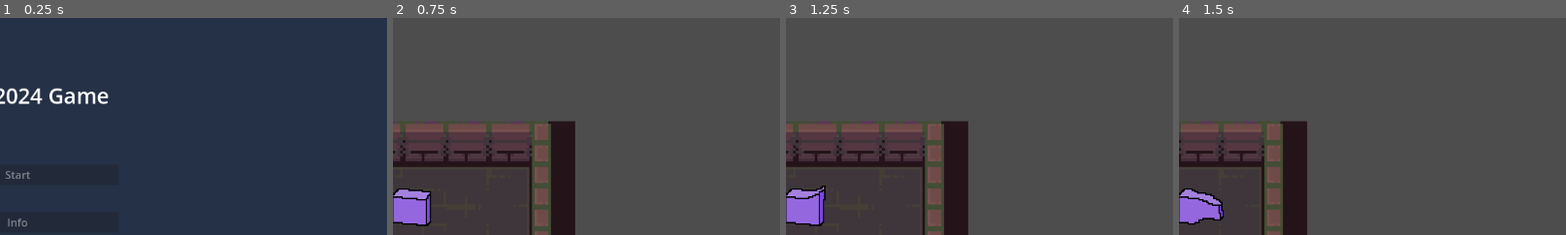
Above: before the commit, frames 1-4 (left to right).
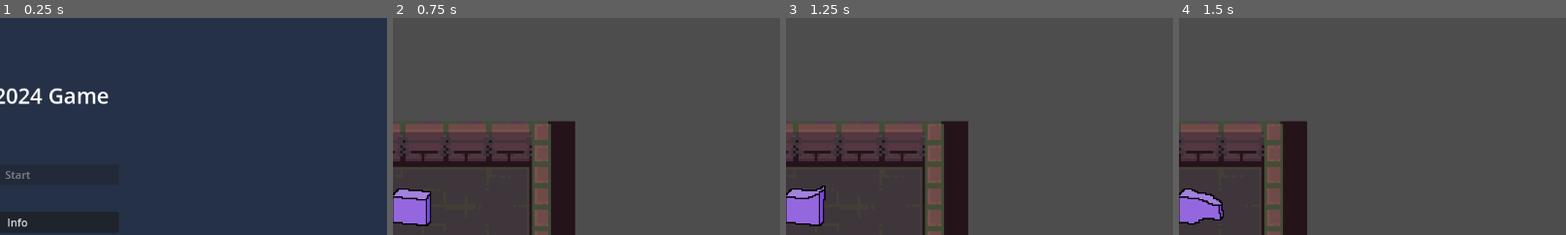
Above: after the commit, the same moments.

Repository: 2-shot/gmtk-2024
Game: Godot game, scene res://Menus/MainMenu.tscn
Same seed, same stepped clock (60 frames per second), same inputs: the game is played once before the commit and once after it.
Inputs:
- Up to frame 1 (0.25 s): no input
- Up to frame 2 (0.75 s): click "Tests" at 0.5 s
- Up to frame 3 (1.25 s): no input
- Up to frame 4 (1.5 s): tap Enter at 1.25 s; hold Right (right) from 1.28 s (still down)
The pictures show only the part of the screen within x 48-98%, y 7-57%; the shares and areas given below are measured in that part.

The runs differ from the first frame. In frame 1, less than 0.1% of the frame differs, in the area x 2-8%, y 92-97%; in frame 2, nothing differs; in frame 3, nothing differs; in frame 4, nothing differs.

Commit message:
Info Menu

Diff:
--- a/Characters/hero.gd
+++ b/Characters/hero.gd
@@ -17,7 +17,7 @@
 	"parameters/idle/BlendSpace2D/blend_position",
 	"parameters/run/BlendSpace2D/blend_position",
 	"parameters/eat/BlendSpace2D/blend_position"
-	]
+]
 
 #animations and hitbox
 enum{IDLE, RUN, EAT, DEATH}
@@ -25,9 +25,11 @@
 var blend_position : Vector2 =Vector2.ZERO
 var animTree_state_keys = ["idle","run","eat","death"]
 
+func size_changed(size: int):
+	prints("New size", size)
 
 func _ready():
-	pass
+	GlobalSignals.slime_size.connect(size_changed)
 
 func _physics_process(_delta):
 	get_input()
--- /dev/null
+++ b/Menus/Info.tscn
@@ -0,0 +1,75 @@
+[gd_scene load_steps=3 format=3 uid="uid://1i58ywllppmf"]
+
+[ext_resource type="Theme" uid="uid://bewgrgj1ylev2" path="res://Menus/MenuTheme.tres" id="1_7oddk"]
+[ext_resource type="Script" path="res://Scripts/Nodes/SceneButton.gd" id="2_vi0o8"]
+
+[node name="Info" type="Control"]
+layout_mode = 3
+anchors_preset = 15
+anchor_right = 1.0
+anchor_bottom = 1.0
+grow_horizontal = 2
+grow_vertical = 2
+theme = ExtResource("1_7oddk")
+
+[node name="Panel" type="Panel" parent="."]
+layout_mode = 1
+anchors_preset = 15
+anchor_right = 1.0
+anchor_bottom = 1.0
+grow_horizontal = 2
+grow_vertical = 2
+
+[node name="MarginContainer" type="MarginContainer" parent="Panel"]
+layout_mode = 1
+anchors_preset = 15
+anchor_right = 1.0
+anchor_bottom = 1.0
+grow_horizontal = 2
+grow_vertical = 2
+
+[node name="PanelContainer" type="PanelContainer" parent="Panel/MarginContainer"]
+layout_mode = 2
+
+[node name="MarginContainer" type="MarginContainer" parent="Panel/MarginContainer/PanelContainer"]
+layout_mode = 2
+
+[node name="GridContainer" type="GridContainer" parent="Panel/MarginContainer/PanelContainer/MarginContainer"]
+layout_mode = 2
+size_flags_horizontal = 4
+
+[node name="Label" type="Label" parent="Panel/MarginContainer/PanelContainer/MarginContainer/GridContainer"]
+layout_mode = 2
+theme_type_variation = &"GameTitle"
+text = "2 Shot Game"
+horizontal_alignment = 1
+
+[node name="VBoxContainer" type="VBoxContainer" parent="Panel/MarginContainer/PanelContainer/MarginContainer/GridContainer"]
+layout_mode = 2
+
+[node name="RichTextLabel" type="RichTextLabel" parent="Panel/MarginContainer/PanelContainer/MarginContainer/GridContainer/VBoxContainer"]
+layout_mode = 2
+bbcode_enabled = true
+text = "[center]
+A game created by
+[b]2 Shot Gaming[/b]
+
+Created By:
+1stSoldier
+hj4jh
+space-lord-dev
+DapperHamster
+thelastasian
+
+Made with Godot
+
+[/center]"
+fit_content = true
+
+[node name="Exit" type="Button" parent="Panel/MarginContainer/PanelContainer/MarginContainer/GridContainer"]
+layout_mode = 2
+size_flags_vertical = 10
+text = "Back"
+script = ExtResource("2_vi0o8")
+scene_path = "res://Menus/MainMenu.tscn"
+to_menu = true
--- a/Menus/MainMenu.tscn
+++ b/Menus/MainMenu.tscn
@@ -57,12 +57,14 @@
 disabled = true
 text = "Start"
 script = ExtResource("3_o5i7w")
+to_menu = null
 
 [node name="Info" type="Button" parent="Panel/MarginContainer/PanelContainer/GridContainer/VBoxContainer"]
 layout_mode = 2
-disabled = true
 text = "Info"
 script = ExtResource("3_o5i7w")
+scene_path = "res://Menus/Info.tscn"
+to_menu = true
 
 [node name="Tests" type="Button" parent="Panel/MarginContainer/PanelContainer/GridContainer/VBoxContainer"]
 layout_mode = 2
--- a/Menus/PauseMenu.tscn
+++ b/Menus/PauseMenu.tscn
@@ -50,3 +50,4 @@
 text = "Main Menu"
 script = ExtResource("1_3l33t")
 scene_path = "res://Menus/MainMenu.tscn"
+to_menu = true
--- a/Scripts/Nodes/SceneButton.gd
+++ b/Scripts/Nodes/SceneButton.gd
@@ -4,6 +4,7 @@
 extends Button
 
 @export_file("*.tscn") var scene_path : String : set = set_scene
+@export var to_menu : bool = false
 
 func set_scene(value : String) -> void:
 	scene_path = value
@@ -40,6 +41,7 @@
 	if err:
 		push_error("failed to change scenes: %d" % err)
 		get_tree().quit(1)
+	GameManager.in_menu.emit(to_menu)
 	GlobalSignals.change_scene.emit()
 
 func load_scene() -> void:
